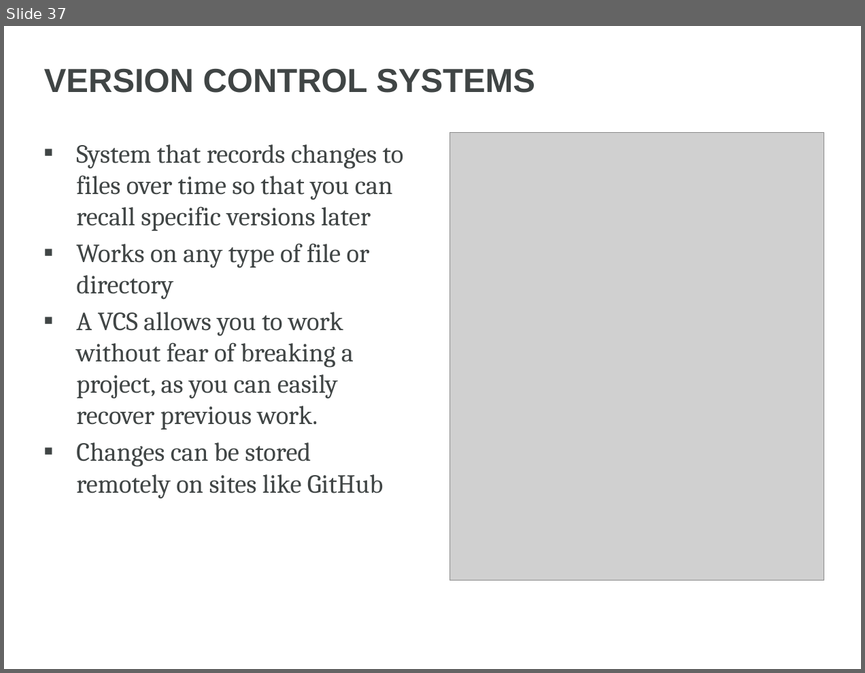
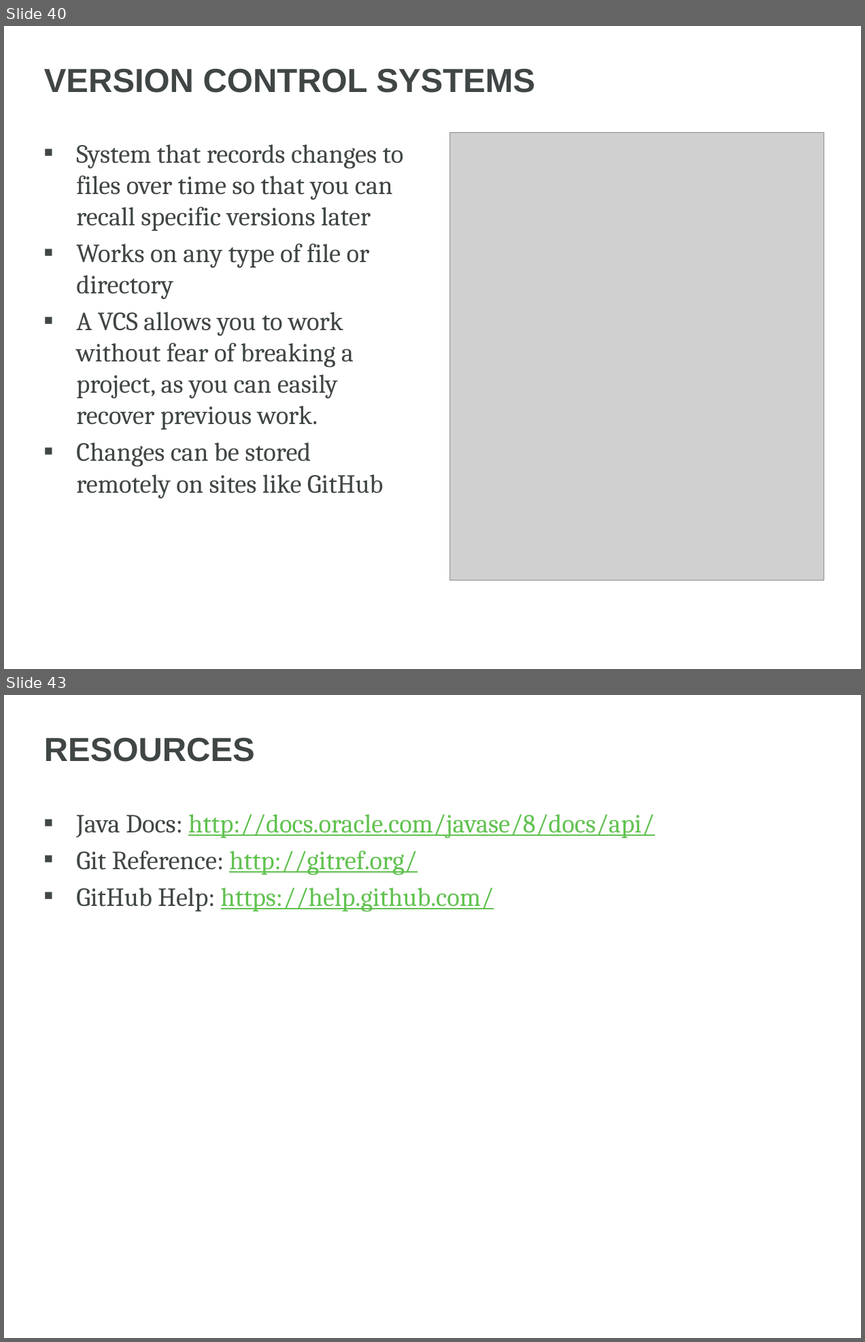
Before and after one commit to GetHip-Zach/GetHIP, a slide deck: presentations/Intro To Java Programming.pptx. Shown one above the other, each under a label of ours: slide 37 before the commit, slides 40 and 43 after it; the slides between them are not shown. The pictures are 865x673 and 865x1342 pixels, drawn with LibreOffice and Linux fonts; fonts in the diff are those of the drawing; grey boxes stand for pictures; background and template pictures are left out. Boxes give left, top, right and bottom in pixels: in the first picture for what was removed or moved away, otherwise in the second. Text is boxed around its words. In the diff, an @@ line names an element or a change of style, - is before the commit and + after.

```diff
--- a/presentations/Intro To Java Programming.pptx
+++ b/presentations/Intro To Java Programming.pptx
@@ slide 43 added at (x1=4, y1=695, x2=861, y2=1338), background picture (left out) @@
@@ title added at (x1=44, y1=738, x2=255, y2=762), 28 pt, text #404545, bold @@
+RESOURCES
@@ text added at (x1=76, y1=814, x2=654, y2=912), 22 pt, text #61C250, underline @@
+■ Java Docs: http://docs.oracle.com/javase/8/docs/api/
+■ Git Reference: http://gitref.org/
+■ GitHub Help: https://help.github.com/
@@ text added at (x1=411, y1=1299, x2=611, y2=1338), 10 pt, text #FFFFFF @@
+9/22/2015
@@ what was slide 37 is now slide 40 @@
```
Also in this commit, not shown: 36 slides changed, 3 other slides added.
